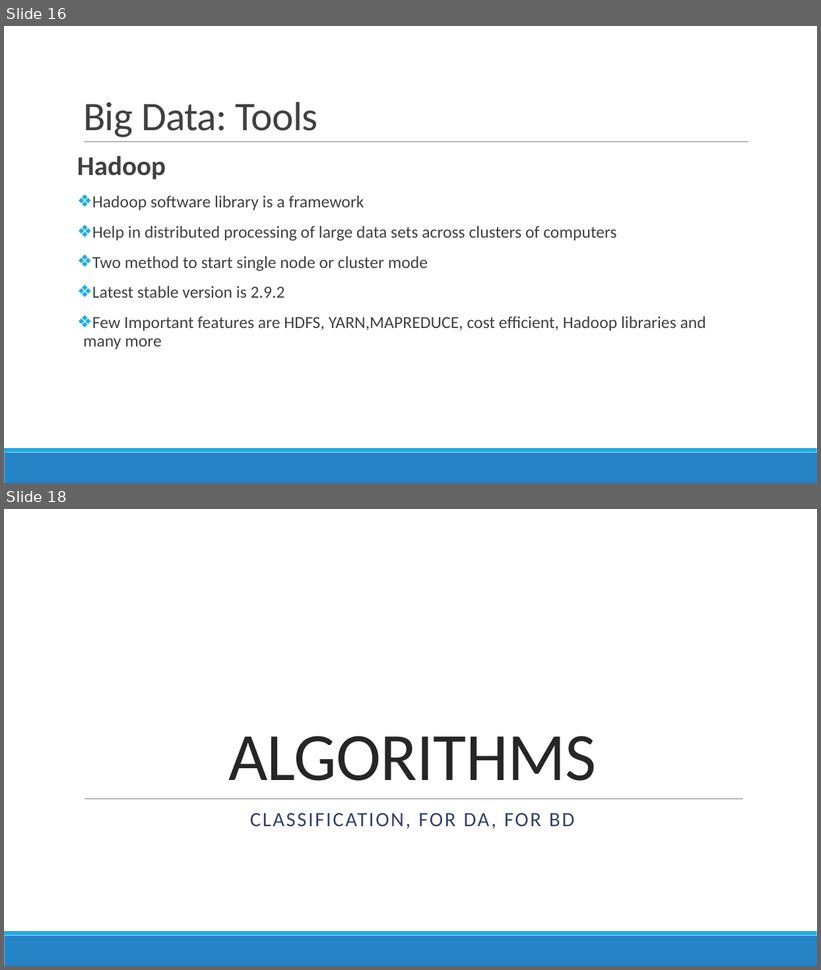
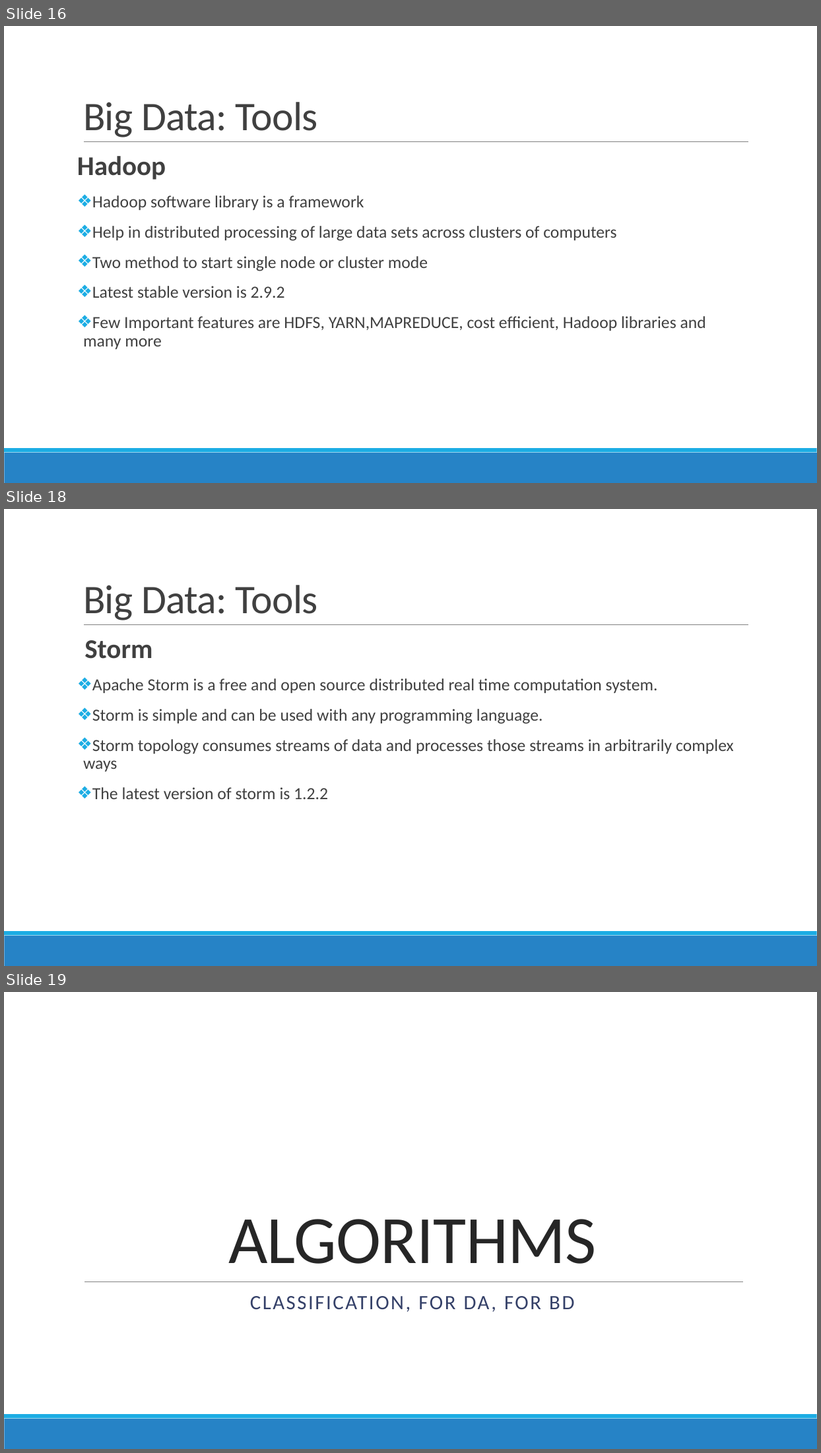
Before and after one commit to DistributedSystems-Fall2018-NEDUET/project-dist_sys, a slide deck: Project Interim Submission/Generic DS Framework.pptx. Shown one above the other, each under a label of ours: slides 16 and 18 before the commit, slides 16, 18 and 19 after it; the slides between them are not shown. The pictures are 821x970 and 821x1453 pixels, drawn with LibreOffice and Linux fonts; fonts in the diff are those of the drawing. Boxes give left, top, right and bottom in pixels: in the first picture for what was removed or moved away, otherwise in the second. Text is boxed around its words. In the diff, an @@ line names an element or a change of style, - is before the commit and + after.

```diff
--- a/Project Interim Submission/Generic DS Framework.pptx
+++ b/Project Interim Submission/Generic DS Framework.pptx
@@ slide 18 added at (x1=4, y1=509, x2=817, y2=966), background #FFFFFF; not listed: 3 template elements that a slide beside it also shows @@
@@ title added at (x1=83, y1=585, x2=318, y2=621), 48 pt, text #404040 @@
+Big Data: Tools
@@ text added at (x1=83, y1=640, x2=734, y2=799), 20 pt, text #404040 @@
+  Storm
+❖ Apache Storm is a free and open source distributed real time computation system.
+❖ Storm is simple and can be used with any programming language.
+❖ Storm topology consumes streams of data and processes those streams in arbitrarily complex ways
+❖ The latest version of storm is 1.2.2
@@ what was slide 18 is now slide 19 @@
```
Also in this commit, not shown: 1 slide changed.
